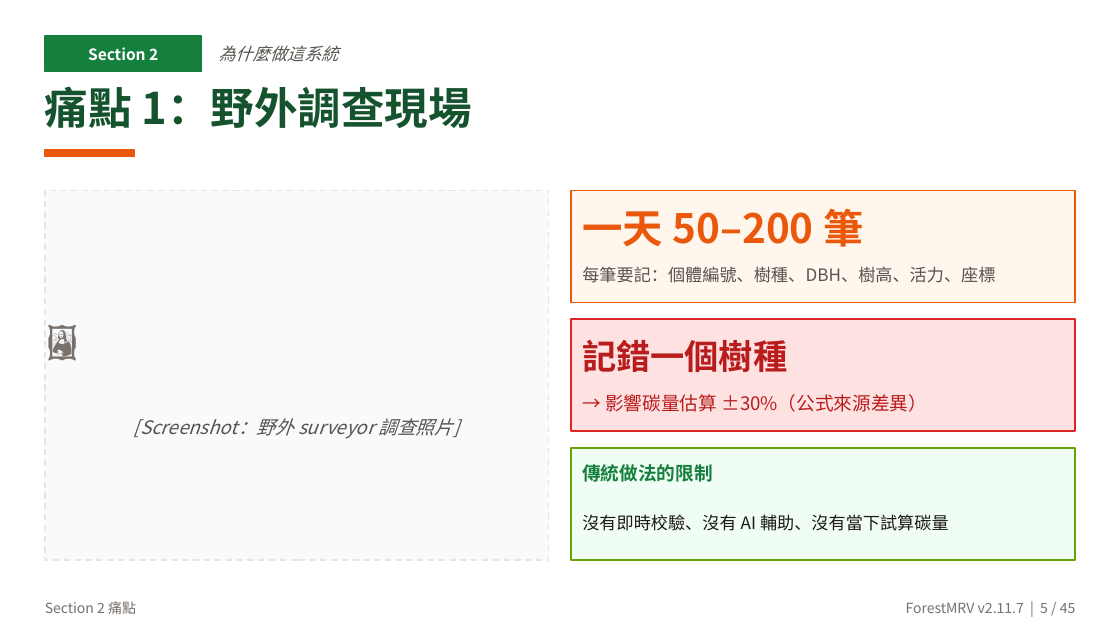
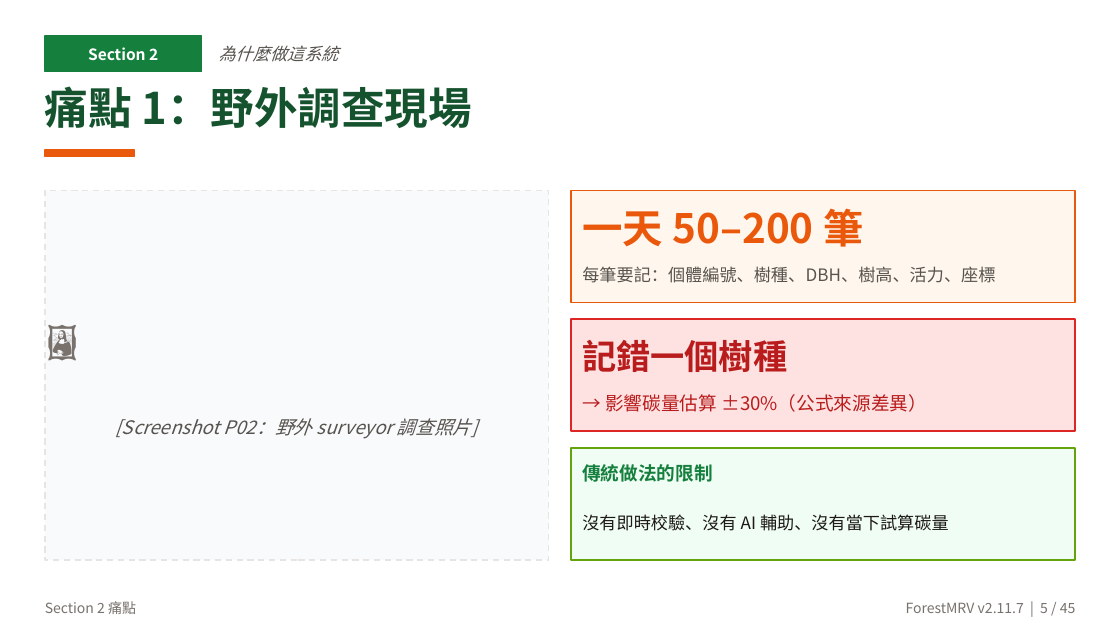
Before and after one commit to cct7366488-collab/2026-forestry-rs, a slide deck: slide 5 of reports/2026-05-mid-demo/01-簡報-ForestMRV系統介紹.pptx. Drawn at 1120x630 pixels with LibreOffice and Linux fonts; fonts in the diff are those of the drawing. Boxes give left, top, right and bottom in pixels: in the first picture for what was removed or moved away, otherwise in the second. Text is boxed around its words. In the diff, an @@ line names an element or a change of style, - is before the commit and + after.

```diff
--- a/reports/2026-05-mid-demo/01-簡報-ForestMRV系統介紹.pptx
+++ b/reports/2026-05-mid-demo/01-簡報-ForestMRV系統介紹.pptx
@@ text at <box>116,418,478,439</box>: text changed @@
-[Screenshot：野外 surveyor 調查照片]
+[Screenshot P02：野外 surveyor 調查照片]
```
Also in this commit, not shown: 13 other slides changed, 7 other files.
